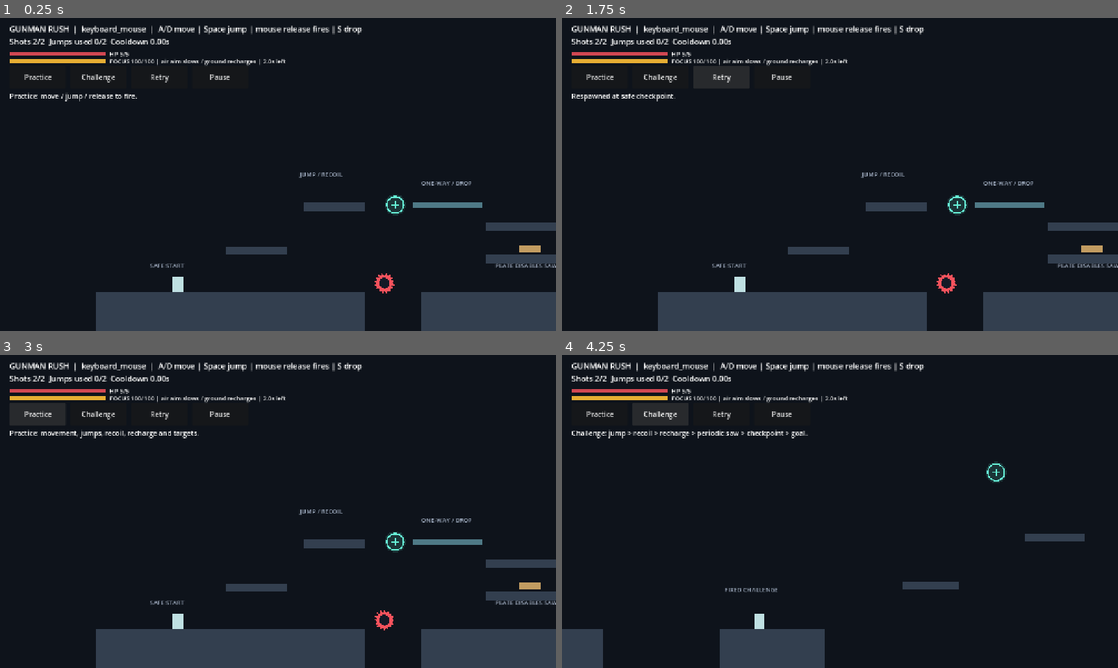
Above: before the commit, frames 1-4 (two rows, left to right).
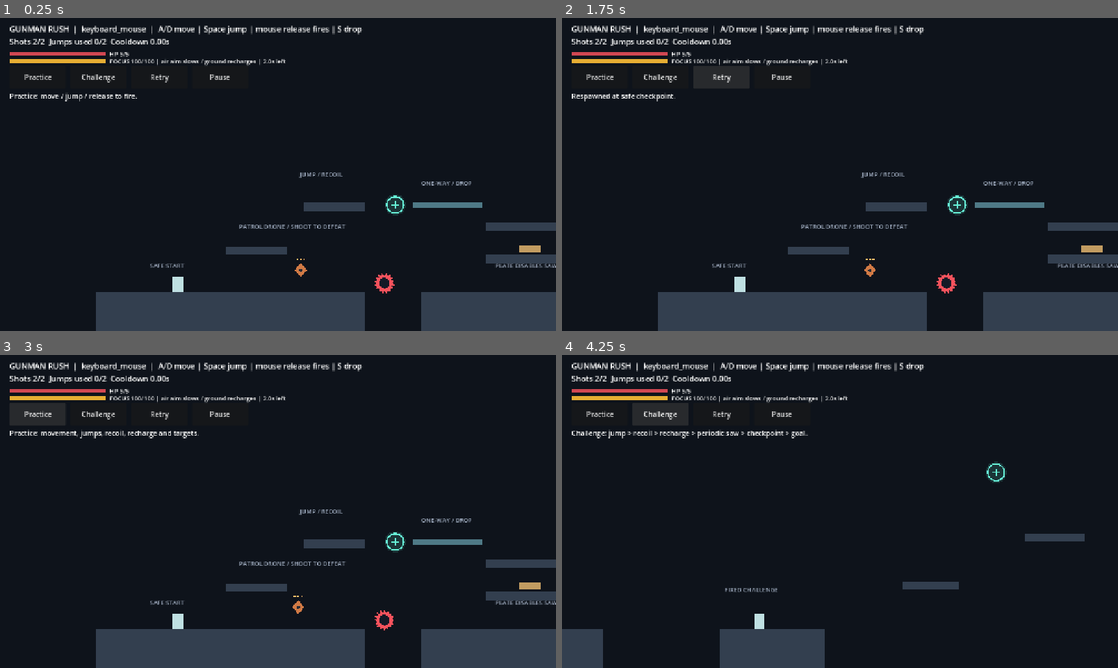
Above: after the commit, the same moments.

Repository: zhipijun1996/gunman-rush
Game: Godot game, scene res://scenes/test_levels/graybox.tscn
Same seed, same stepped clock (60 frames per second), same inputs: the game is played once before the commit and once after it.
Inputs:
- Up to frame 1 (0.25 s): no input
- Up to frame 2 (1.75 s): click "Retry" at 0.5 s; click "Retry" at 1.25 s
- Up to frame 3 (3 s): click "Retry" at 2 s; click "Practice" at 2.75 s
- Up to frame 4 (4.25 s): click "Challenge" at 3.5 s

The runs differ from the first frame. In frame 1, 0.2% of the frame differs, in the area x 43-63%, y 66-83%; in frame 2, 0.2%; in frame 3, 0.2%; in frame 4, less than 0.1%.

Commit message:
feat: add independent patrol enemy and HealthState damage adapter

Diff:
--- /dev/null
+++ b/resources/enemies/patrol_drone.tres
@@ -0,0 +1,13 @@
+[gd_resource type="Resource" script_class="EnemyDefinition" load_steps=3 format=3]
+[ext_resource type="Script" path="res://scripts/enemies/enemy_definition.gd" id="1"]
+[ext_resource type="Resource" path="res://resources/enemies/patrol_health.tres" id="2"]
+[resource]
+script = ExtResource("1")
+stable_id = &"graybox_patrol_drone"
+definition_version = 1
+health_definition = ExtResource("2")
+faction = &"enemy"
+patrol_speed = 90.0
+patrol_half_width = 100.0
+initial_direction = 1
+collision_size = Vector2(28, 32)
--- /dev/null
+++ b/resources/enemies/patrol_health.tres
@@ -0,0 +1,8 @@
+[gd_resource type="Resource" script_class="HealthDefinition" load_steps=2 format=3]
+[ext_resource type="Script" path="res://scripts/resources/definitions/health_definition.gd" id="1"]
+[resource]
+script = ExtResource("1")
+resource_id = &"patrol_enemy_health"
+definition_version = 1
+max_health = 3.0
+initial_current = 3.0
--- /dev/null
+++ b/scenes/enemies/patrol_drone.tscn
@@ -0,0 +1,25 @@
+[gd_scene load_steps=7 format=3]
+[ext_resource type="Script" path="res://scripts/enemies/enemy_motor.gd" id="1"]
+[ext_resource type="Script" path="res://scripts/enemies/enemy_patrol_ai.gd" id="2"]
+[ext_resource type="Script" path="res://scripts/combat/damageable.gd" id="3"]
+[ext_resource type="Script" path="res://scripts/enemies/enemy_actor.gd" id="4"]
+[ext_resource type="Script" path="res://scripts/enemies/enemy_presentation.gd" id="5"]
+[ext_resource type="Resource" path="res://resources/enemies/patrol_drone.tres" id="6"]
+[node name="PatrolDrone" type="CharacterBody2D"]
+collision_layer = 4
+collision_mask = 1
+script = ExtResource("1")
+[node name="CollisionShape2D" type="CollisionShape2D" parent="."]
+[node name="PatrolAI" type="Node" parent="."]
+script = ExtResource("2")
+[node name="Damageable" type="Node" parent="."]
+script = ExtResource("3")
+[node name="Actor" type="Node" parent="." node_paths=PackedStringArray("motor", "brain", "damageable")]
+script = ExtResource("4")
+definition = ExtResource("6")
+motor = NodePath("..")
+brain = NodePath("../PatrolAI")
+damageable = NodePath("../Damageable")
+[node name="Presentation" type="Node2D" parent="." node_paths=PackedStringArray("actor")]
+script = ExtResource("5")
+actor = NodePath("../Actor")
--- a/scripts/combat/damageable.gd
+++ b/scripts/combat/damageable.gd
@@ -7,16 +7,25 @@
 @export var max_health := 3.0
 @export var faction: StringName = &"target"
 @export var actor_id := 0
-var health := 3.0
-var active := true
+var _legacy_health := 3.0
+var _legacy_active := true
+var _health_state: HealthState
+var _death_emitted := false
+var health: float:
+	get: return _health_state.current if _health_state != null else _legacy_health
+var active: bool:
+	get: return not _health_state.terminal if _health_state != null else _legacy_active
+var damage_epoch: int:
+	get: return _health_state.epoch if _health_state != null else 0
 var _events: Dictionary = {}
 
 func _ready() -> void:
 	reset()
 
 func reset() -> void:
-	health = max_health
-	active = true
+	_legacy_health = max_health
+	_legacy_active = true
+	_death_emitted = false
 	_events.clear()
 
 func receive_damage(context: Dictionary) -> bool:
@@ -26,11 +35,41 @@
 		return false
 	if context.get("source_faction", &"") == faction or (actor_id != 0 and context.get("source_actor_id", 0) == actor_id):
 		return false
+	if _health_state != null:
+		if context.get("target_actor_id", -1) != actor_id or context.get("target_epoch", -1) != damage_epoch:
+			return false
+		var request := ActorResourceRequest.new(StringName(event_id), damage_epoch, amount, _health_state.get_instance_id())
+		var result := _health_state.apply_damage(request)
+		if result.status != ActorResourceResult.Status.APPLIED:
+			return false
+		_events[event_id] = true
+		damaged.emit(context)
+		return true
 	_events[event_id] = true
-	health = maxf(0.0, health - amount)
+	_legacy_health = maxf(0.0, health - amount)
 	damaged.emit(context)
 	health_changed.emit(health)
 	if health == 0.0:
-		active = false
+		_legacy_active = false
 		died.emit()
 	return true
+
+# Adapter for the existing projectile contract. New actors keep exactly one HP
+# owner; legacy graybox targets retain their old counter until their migration.
+func bind_health(state: HealthState) -> void:
+	if _health_state != null and _health_state.changed.is_connected(_state_changed):
+		_health_state.changed.disconnect(_state_changed)
+	_health_state = state
+	_events.clear()
+	_death_emitted = false
+	if _health_state != null:
+		_health_state.changed.connect(_state_changed)
+		_state_changed(null)
+
+func _state_changed(_result: ActorResourceResult) -> void:
+	health_changed.emit(health)
+	if not active and not _death_emitted:
+		_death_emitted = true
+		died.emit()
+	elif active:
+		_death_emitted = false
--- a/scripts/combat/player_projectile.gd
+++ b/scripts/combat/player_projectile.gd
@@ -81,7 +81,7 @@
 			query.transform.origin = global_position
 			continue
 		if receiver != null:
-			receiver.receive_damage({"session_id": session_id, "event …(80 unchanged characters)…  "target_actor_id": receiver.actor_id, "attack_id": shot_id, "shot_id": shot_id, …(104 unchanged characters)…
+			receiver.receive_damage({"session_id": session_id, "event …(80 unchanged characters)…  "target_actor_id": receiver.actor_id, "target_epoch": receiver.damage_epoch, "attack_id": shot_id, "shot_id": shot_id, …(104 unchanged characters)…
 		dispose()
 		return
 	# Pathological overlapping geometry fails closed rather than tunnelling.
--- /dev/null
+++ b/scripts/enemies/enemy_actor.gd
@@ -0,0 +1,58 @@
+class_name EnemyActor
+extends Node
+
+signal defeated(actor: EnemyActor)
+@export var definition: EnemyDefinition
+@export var motor: EnemyMotor
+@export var brain: EnemyPatrolAI
+@export var damageable: Damageable
+var health := HealthState.new()
+var _spawn := Vector2.ZERO
+var _collision_layer := 0
+var _collision_mask := 0
+
+func _ready() -> void:
+	process_mode = Node.PROCESS_MODE_PAUSABLE
+	if definition == null or not definition.is_valid() or motor == null or brain == null or damageable == null:
+		push_error("Enemy requires a valid definition and local components")
+		get_tree().quit(1)
+		return
+	_spawn = motor.global_position
+	_collision_layer = motor.collision_layer
+	_collision_mask = motor.collision_mask
+	damageable.faction = definition.faction
+	damageable.actor_id = motor.get_instance_id()
+	damageable.died.connect(_on_death)
+	reset(&"initial")
+
+func _physics_process(delta: float) -> void:
+	physics_tick(delta)
+
+func physics_tick(delta: float) -> void:
+	if health.terminal:
+		return
+	var intent := brain.sample_intent(motor.global_position)
+	if motor.step(intent, delta):
+		brain.on_blocked()
+
+func reset(_policy: StringName = &"legacy_test") -> void:
+	# Only new-stage or explicit historical graybox restart. Segment returns will
+	# retain this actor's health and phase, not invoke reset on all world objects.
+	if definition == null or not definition.is_valid():
+		return
+	motor.stop()
+	motor.global_position = _spawn
+	motor.collision_layer = _collision_layer
+	motor.collision_mask = _collision_mask
+	motor.configure(definition)
+	brain.configure(definition, _spawn.x)
+	health.configure(definition.health_definition)
+	damageable.bind_health(health)
+	set_physics_process(not health.terminal)
+
+func _on_death() -> void:
+	motor.stop()
+	motor.collision_layer = 0
+	motor.collision_mask = 0
+	set_physics_process(false)
+	defeated.emit(self)
--- /dev/null
+++ b/scripts/enemies/enemy_definition.gd
@@ -0,0 +1,14 @@
+class_name EnemyDefinition
+extends Resource
+
+@export var stable_id: StringName
+@export var definition_version := 1
+@export var health_definition: HealthDefinition
+@export var faction: StringName = &"enemy"
+@export var patrol_speed := 0.0
+@export var patrol_half_width := 0.0
+@export var initial_direction := 1
+@export var collision_size := Vector2.ZERO
+
+func is_valid() -> bool:
+	return not stable_id.is_empty() and definition_version > 0 and not faction.is_empty() and health_definition != null and health_definition.is_valid() and is_finite(patrol_speed) and patrol_speed >= 0.0 and is_finite(patrol_half_width) and patrol_half_width >= 0.0 and initial_direction in [-1, 1] and collision_size.is_finite() and collision_size.x > 0.0 and collision_size.y > 0.0
--- /dev/null
+++ b/scripts/enemies/enemy_intent.gd
@@ -0,0 +1,5 @@
+class_name EnemyIntent
+extends RefCounted
+
+var move_axis := 0
+var travel_limit := 0.0
--- /dev/null
+++ b/scripts/enemies/enemy_motor.gd
@@ -0,0 +1,22 @@
+class_name EnemyMotor
+extends CharacterBody2D
+
+var patrol_speed := 0.0
+
+func configure(definition: EnemyDefinition) -> void:
+	patrol_speed = definition.patrol_speed
+	var shape := RectangleShape2D.new()
+	shape.size = definition.collision_size
+	($CollisionShape2D as CollisionShape2D).shape = shape
+
+func step(intent: EnemyIntent, delta: float) -> bool:
+	velocity = Vector2.ZERO
+	if intent == null or not is_finite(delta) or delta <= 0.0 or intent.move_axis not in [-1, 0, 1] or not is_finite(intent.travel_limit) or intent.travel_limit < 0.0:
+		return false
+	# This first enemy is a hovering patrol fixture, not a ground/gravity policy.
+	var distance := minf(patrol_speed * delta, intent.travel_limit)
+	velocity.x = float(intent.move_axis) * distance / delta
+	return move_and_collide(Vector2(float(intent.move_axis) * distance, 0.0)) != null if distance > 0.0 and intent.move_axis != 0 else false
+
+func stop() -> void:
+	velocity = Vector2.ZERO
--- /dev/null
+++ b/scripts/enemies/enemy_patrol_ai.gd
@@ -0,0 +1,27 @@
+class_name EnemyPatrolAI
+extends Node
+
+@export var enabled := true
+var direction := 1
+var _origin_x := 0.0
+var _radius := 0.0
+
+func configure(definition: EnemyDefinition, origin_x: float) -> void:
+	_origin_x = origin_x
+	_radius = definition.patrol_half_width
+	direction = definition.initial_direction
+
+func sample_intent(location: Vector2) -> EnemyIntent:
+	var result := EnemyIntent.new()
+	if not enabled or _radius <= 0.0 or not location.is_finite():
+		return result
+	if direction > 0 and location.x >= _origin_x + _radius - 1.0e-6:
+		direction = -1
+	elif direction < 0 and location.x <= _origin_x - _radius + 1.0e-6:
+		direction = 1
+	result.move_axis = direction
+	result.travel_limit = maxf(0.0, _origin_x + _radius - location.x) if direction > 0 else maxf(0.0, location.x - (_origin_x - _radius))
+	return result
+
+func on_blocked() -> void:
+	direction = -direction
--- /dev/null
+++ b/scripts/enemies/enemy_presentation.gd
@@ -0,0 +1,23 @@
+class_name EnemyPresentation
+extends Node2D
+
+@export var actor: EnemyActor
+var _size := Vector2.ZERO
+
+func _ready() -> void:
+	_size = actor.definition.collision_size
+	actor.health.changed.connect(_health_changed)
+	queue_redraw()
+
+func _health_changed(_result: ActorResourceResult) -> void:
+	queue_redraw()
+
+func _draw() -> void:
+	if actor == null:
+		return
+	var color := Color(0.82, 0.48, 0.27) if not actor.health.terminal else Color(0.24, 0.26, 0.29)
+	var half := _size * 0.5
+	draw_colored_polygon(PackedVector2Array([Vector2(-half.x, 0), Vector2(0, -half.y), Vector2(half.x, 0), Vector2(0, half.y)]), color)
+	draw_circle(Vector2.ZERO, 4.0, Color(0.15, 0.17, 0.21))
+	for index: int in ceili(actor.health.current):
+		draw_circle(Vector2(-8 + index * 8, -half.y - 9), 2.0, Color(1, 0.76, 0.42))
--- a/scripts/player/graybox.gd
+++ b/scripts/player/graybox.gd
@@ -1,5 +1,6 @@
 extends Node2D
 
+const ENEMY := preload("res://scenes/enemies/patrol_drone.tscn")
 const PLAYER := preload("res://scenes/player/player.tscn")
 const RECHARGE := preload("res://scenes/world/recharge_point.tscn")
 const SAW := preload("res://scenes/world/saw_hazard.tscn")
@@ -43,6 +44,11 @@
 	add_child(switch)
 	switch.setup(context)
 	_add_checkpoint(Vector2(2680, 537), &"challenge_midpoint")
+	var enemy: EnemyMotor = ENEMY.instantiate()
+	enemy.position = Vector2(350, 580)
+	add_child(enemy)
+	context.register_object(enemy.get_node("Actor"))
+	_add_sign(Vector2(230, 470), "PATROL DRONE / SHOOT TO DEFEAT")
 	var target := CombatTarget.new()
 	target.position = Vector2(1060, 598)
 	add_child(target)
--- /dev/null
+++ b/tests/enemy_tests.gd
@@ -0,0 +1,154 @@
+extends RefCounted
+
+const ENEMY := preload("res://scenes/enemies/patrol_drone.tscn")
+const DT := 1.0 / 60.0
+
+func spawn(world: Node, location: Vector2) -> EnemyActor:
+	var motor: EnemyMotor = ENEMY.instantiate()
+	motor.position = location
+	world.add_child(motor)
+	var actor: EnemyActor = motor.get_node("Actor")
+	actor.set_physics_process(false)
+	return actor
+
+func hit(actor: EnemyActor, id: String, amount := 1.0, faction: StringName = &"player") -> Dictionary:
+	return {"event_id": id, "amount": amount, "source_faction": faction, "source_actor_id": 999, "target_actor_id": actor.damageable.actor_id, "target_epoch": actor.damageable.damage_epoch}
+
+func run(tree: SceneTree, check: Callable) -> void:
+	var fixture := preload("res://tests/combat_tests.gd").new()
+	fixture.tree = tree
+	await fixture.fixture(Vector2(80, 100))
+	var actor := spawn(fixture.world, Vector2(250, 100))
+	var other := spawn(fixture.world, Vector2(250, 50))
+	check.call(actor.health.current == 3.0 and actor.damageable.health == actor.health.current, "enemy scene binds a single HealthState owner")
+	check.call(actor.health != other.health and actor.brain != other.brain and actor.motor != other.motor, "separate enemy instances share no runtime state")
+	check.call(actor.damageable.actor_id != other.damageable.actor_id and actor.damageable.faction == &"enemy", "each enemy has its own identity and explicit faction")
+	var origin := actor.motor.global_position
+	var stayed_bounded := true
+	var reversed := false
+	for index: int in 160:
+		await tree.physics_frame
+		actor.physics_tick(DT)
+		stayed_bounded = stayed_bounded and absf(actor.motor.global_position.x - origin.x) <= 100.01
+		reversed = reversed or actor.brain.direction < 0
+	check.call(stayed_bounded and reversed and actor.motor.global_position != origin, "real patrol moves and turns within configured bounds")
+	check.call(actor.motor.global_position.y == origin.y, "hovering fixture keeps its configured height")
+	actor.brain.enabled = false
+	var disabled_position := actor.motor.global_position
+	actor.physics_tick(DT)
+	check.call(actor.motor.global_position == disabled_position and actor.motor.velocity == Vector2.ZERO, "disabled AI emits idle intent without movement")
+	actor.brain.enabled = true
+	actor.physics_tick(DT)
+	check.call(actor.motor.global_position != disabled_position, "AI re-enable accepts fresh patrol intent")
+	actor.reset()
+	check.call(actor.motor.global_position == origin and actor.brain.direction == 1, "explicit historical/new-stage restart resets patrol anchor and phase")
+	var definition: EnemyDefinition = actor.definition.duplicate(true)
+	definition.patrol_speed = 30.0
+	definition.patrol_half_width = 0.0
+	definition.initial_direction = -1
+	check.call(definition.is_valid(), "stationary and alternate-direction enemy policy is configurable")
+	actor.definition = definition
+	actor.reset()
+	actor.physics_tick(DT)
+	check.call(actor.motor.global_position == origin, "zero patrol range is stationary without boundary flicker")
+	definition.patrol_half_width = 100.0
+	actor.reset()
+	actor.physics_tick(DT)
+	check.call(is_equal_approx(actor.motor.global_position.x, origin.x - 0.5), "configured speed and starting direction reach the actual motor")
+	definition.patrol_speed = NAN
+	check.call(not definition.is_valid(), "nonfinite enemy speed rejected")
+	definition.patrol_speed = 90.0
+	definition.collision_size = Vector2(-1, 32)
+	check.call(not definition.is_valid(), "invalid hurtbox size rejected")
+	definition.collision_size = Vector2(28, 32)
+	definition.initial_direction = 0
+	check.call(not definition.is_valid(), "invalid initial patrol direction rejected")
+	definition.initial_direction = 1
+	actor.reset()
+	fixture.body(Rect2(285, 60, 10, 80))
+	await tree.physics_frame
+	actor.physics_tick(1.0)
+	check.call(actor.motor.global_position.x < 272.0 and actor.brain.direction == -1, "swept motor collision blocks a large-step wall and turns AI")
+	var wall_position := actor.motor.global_position
+	actor.physics_tick(DT)
+	check.call(actor.motor.global_position.x < wall_position.x, "wall collision recovery moves away rather than sticking")
+	var stable := actor.motor.global_position
+	actor.physics_tick(INF)
+	actor.physics_tick(-1.0)
+	check.call(actor.motor.global_position == stable, "invalid simulation delta cannot move an enemy")
+	fixture.world.free()
+
+	await fixture.fixture(Vector2(80, 100))
+	actor = spawn(fixture.world, Vector2(250, 100))
+	other = spawn(fixture.world, Vector2(250, 50))
+	var notifications: Array[ActorResourceResult] = []
+	var defeats: Array[EnemyActor] = []
+	actor.health.changed.connect(func(result: ActorResourceResult) -> void: notifications.append(result))
+	actor.defeated.connect(func(enemy: EnemyActor) -> void: defeats.append(enemy))
+	await tree.physics_frame
+	var bullet := fixture.manual_bullet(Vector2.RIGHT)
+	bullet.advance(0.3)
+	check.call(bullet.spent and actor.health.current == 2.0 and actor.damageable.health == 2.0, "existing swept attack projectile damages actual moving-enemy hurtbox")
+	check.call(notifications.size() == 1 and other.health.current == 3.0, "projectile commits typed health result once without changing another enemy")
+	bullet.advance(0.3)
+	check.call(actor.health.current == 2.0, "spent projectile cannot deal repeated damage")
+	var friendly := hit(actor, "friendly", 1.0, &"enemy")
+	check.call(not actor.damageable.receive_damage(friendly) and actor.health.current == 2.0, "friendly damage rejected")
+	var self_hit := hit(actor, "self")
+	self_hit.source_actor_id = actor.damageable.actor_id
+	check.call(not actor.damageable.receive_damage(self_hit), "self damage rejected")
+	var wrong_actor := hit(actor, "wrong-actor")
+	wrong_actor.target_actor_id = other.damageable.actor_id
+	check.call(not actor.damageable.receive_damage(wrong_actor), "wrong target identity rejected")
+	var wrong_epoch := hit(actor, "wrong-epoch")
+	wrong_epoch.target_epoch -= 1
+	check.call(not actor.damageable.receive_damage(wrong_epoch), "old enemy lifetime damage rejected")
+	check.call(not actor.damageable.receive_damage({"event_id": "missing-token", "amount": 1.0, "source_faction": &"player"}), "new health-bound actor rejects incomplete legacy target token")
+	for amount: float in [0.0, -1.0, NAN, INF]:
+		check.call(not actor.damageable.receive_damage(hit(actor, "invalid-%s" % amount, amount)) and actor.health.current == 2.0, "invalid enemy damage rejected: %s" % amount)
+	var valid := hit(actor, "one-hit")
+	check.call(actor.damageable.receive_damage(valid) and actor.health.current == 1.0, "valid targeted attack accepted")
+	check.call(not actor.damageable.receive_damage(valid) and actor.health.current == 1.0, "duplicate target attack cannot decrement twice")
+	var old_lifetime_hit := hit(actor, "delayed-before-restart")
+	check.call(actor.damageable.receive_damage(hit(actor, "lethal", 9.0)) and actor.health.terminal and defeats.size() == 1, "enemy defeat emitted exactly once on lethal damage")
+	check.call(not actor.damageable.active and actor.motor.collision_layer == 0 and actor.motor.velocity == Vector2.ZERO and not actor.is_physics_processing(), "defeated enemy disables AI motion and hurtbox collision")
+	var dead_position := actor.motor.global_position
+	actor.physics_tick(DT)
+	check.call(actor.motor.global_position == dead_position and not actor.damageable.receive_damage(hit(actor, "after-death")) and defeats.size() == 1, "dead actor cannot move or emit repeated defeat")
+	actor.reset()
+	actor.set_physics_process(false)
+	check.call(actor.health.current == 3.0 and actor.damageable.active and actor.motor.collision_layer == 4, "explicit restart restores independent actor and collision")
+	check.call(not actor.damageable.receive_damage(old_lifetime_hit) and actor.health.current == 3.0, "restart invalidates deferred damage for previous epoch")
+	actor.damageable.reset()
+	check.call(actor.damageable.health == actor.health.current, "legacy receiver reset cannot create a second health owner")
+	check.call(actor.damageable.receive_damage(hit(actor, "fresh-after-restart")) and actor.health.current == 2.0, "new-lifetime attack accepted after old callback rejected")
+	fixture.world.process_mode = Node.PROCESS_MODE_ALWAYS
+	actor.set_physics_process(true)
+	await tree.physics_frame
+	var before_pause := actor.motor.global_position
+	tree.paused = true
+	for index: int in 3:
+		await tree.physics_frame
+	check.call(actor.motor.global_position == before_pause, "actual SceneTree pause stops AI even under ALWAYS graybox")
+	tree.paused = false
+	for index: int in 3:
+		await tree.physics_frame
+	check.call(actor.motor.global_position != before_pause, "unpause resumes enemy simulation")
+	actor.reset()
+	await tree.physics_frame
+	var before_normal := actor.motor.global_position.x
+	for index: int in 12:
+		await tree.physics_frame
+	var normal_distance := actor.motor.global_position.x - before_normal
+	actor.reset()
+	Engine.time_scale = 0.25
+	await tree.physics_frame
+	var before_slow := actor.motor.global_position.x
+	for index: int in 12:
+		await tree.physics_frame
+	var slow_distance := actor.motor.global_position.x - before_slow
+	Engine.time_scale = 1.0
+	check.call(normal_distance > 0.0 and absf(slow_distance / normal_distance - 0.25) < 0.02, "enemy motion follows the shared slow-time game clock")
+	fixture.world.free()
+	check.call(Engine.time_scale == 1.0, "enemy fixture teardown leaves no global time effect")
+	print("PASS GROUP: independent enemy AI/motor/health, real collisions and swept projectile defeat")
--- a/tests/run_tests.gd
+++ b/tests/run_tests.gd
@@ -289,5 +289,6 @@
 	await preload("res://tests/variable_jump_tests.gd").new().run(self, check)
 	await preload("res://tests/air_focus_tests.gd").new().run(self, check)
 	await preload("res://tests/resource_tests.gd").new().run(self, check)
+	await preload("res://tests/enemy_tests.gd").new().run(self, check)
 	print("ALL TESTS: %d assertions, %d failures" % [assertions, failures])
 	quit(1 if failures > 0 else 0)
Not shown, added: scripts/enemies/enemy_actor.gd.uid
Not shown, added: scripts/enemies/enemy_definition.gd.uid
Not shown, added: scripts/enemies/enemy_intent.gd.uid
Not shown, added: scripts/enemies/enemy_motor.gd.uid
Not shown, added: scripts/enemies/enemy_patrol_ai.gd.uid
Not shown, added: scripts/enemies/enemy_presentation.gd.uid
Not shown, added: tests/enemy_tests.gd.uid
Not shown, changed: docs/acceptance_tests.md
Not shown, changed: docs/architecture.md
Not shown, added: docs/archive/handoff_health01.md
Not shown, changed: docs/combat_and_recharge.md
Not shown, changed: docs/decisions.md
(and 5 more such lines)
